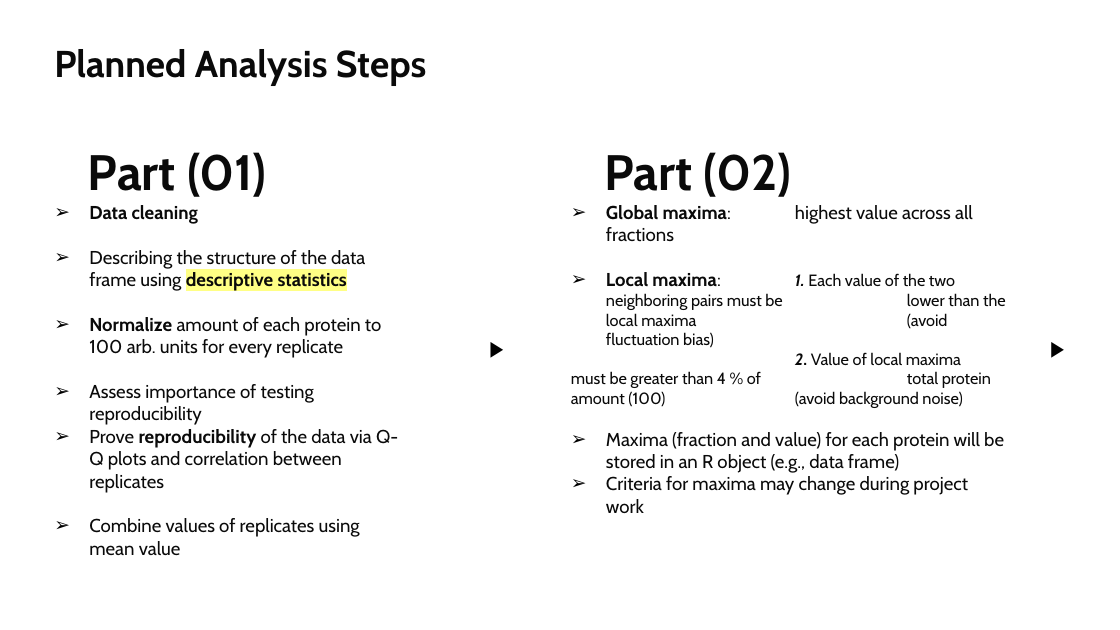
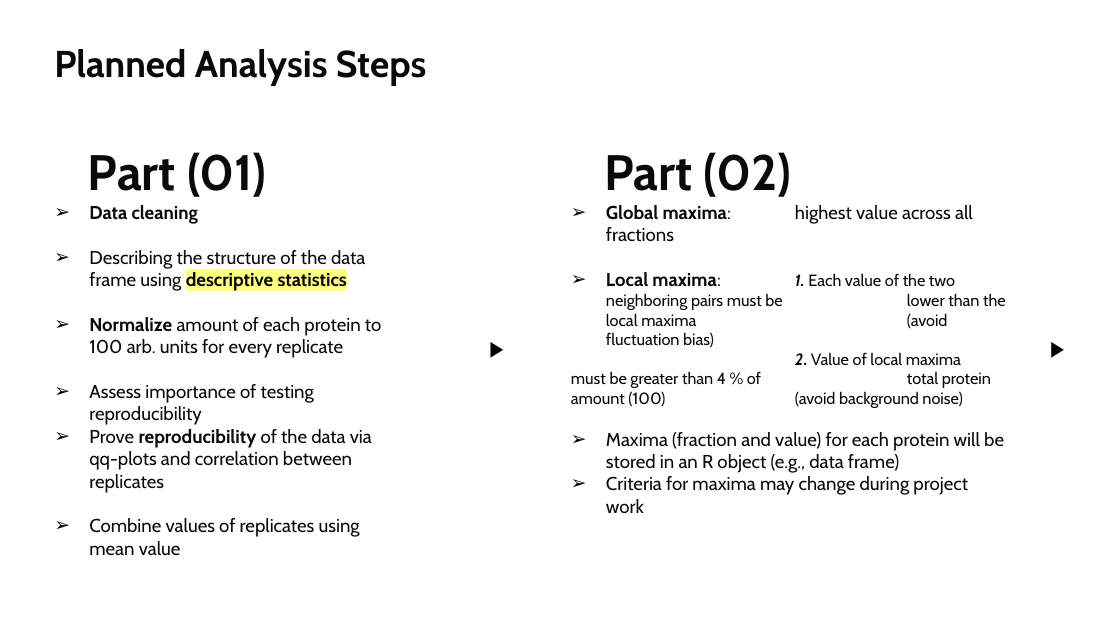
Before and after one commit to datascience-mobi-2022/2022-topic-03-team-02, a slide deck: slide 5 of projectproposal/PP.pptx. Drawn at 1120x630 pixels with LibreOffice and Linux fonts; fonts in the diff are those of the drawing. Boxes give left, top, right and bottom in pixels: in the first picture for what was removed or moved away, otherwise in the second. Text is boxed around its words. In the diff, an @@ line names an element or a change of style, - is before the commit and + after.

```diff
--- a/projectproposal/PP.pptx
+++ b/projectproposal/PP.pptx
@@ text at box(89, 429, 372, 493): text changed @@
-➢ Prove reproducibility of the data via Q-Q plots and correlation between replicates
+➢ Prove reproducibility of the data via qq-plots and correlation between replicates
```
